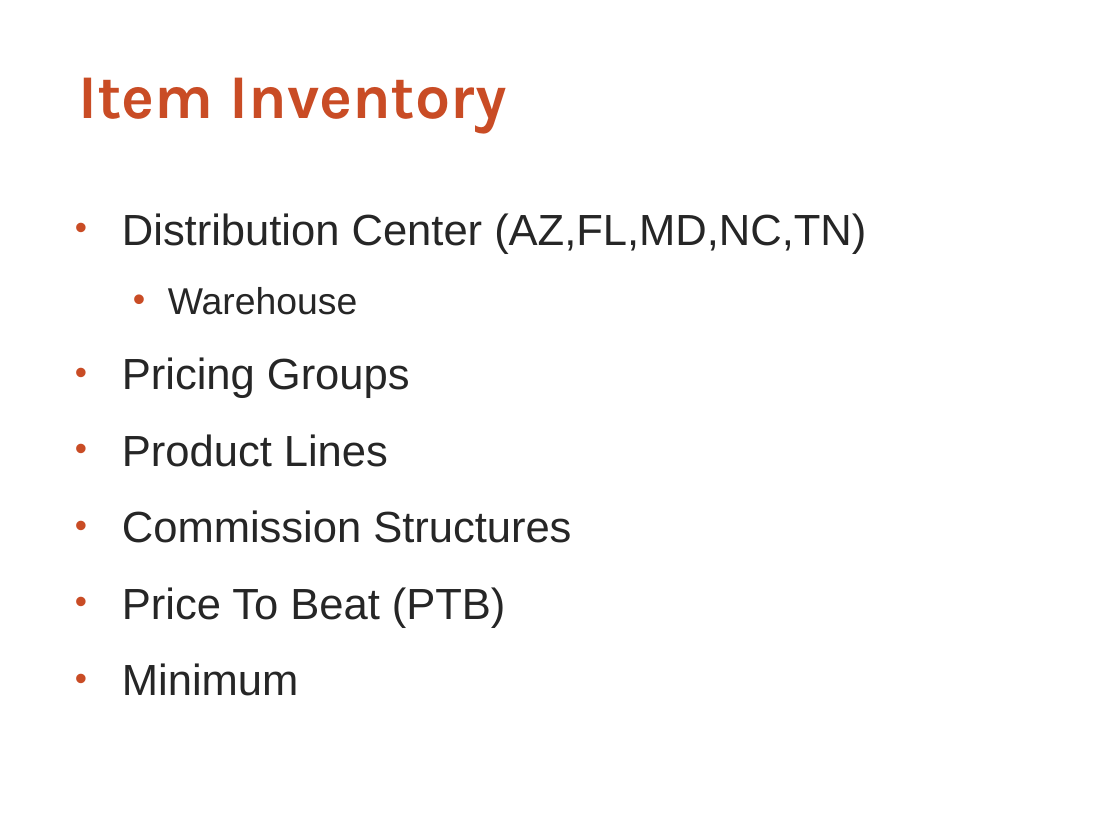
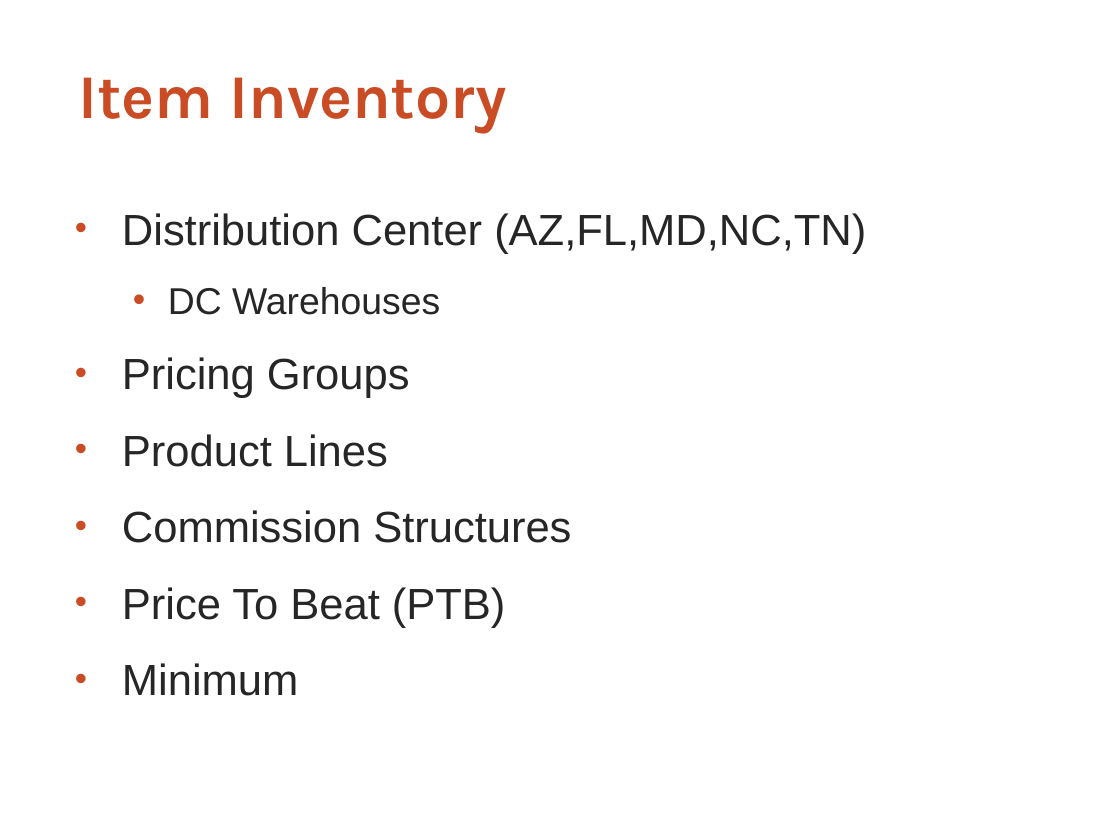
Before and after one commit to dvillavisanis/OfficeRX, a slide deck: slide 8 of Documents/Training/Office RX Training 1.pptx. Drawn at 1120x840 pixels with LibreOffice and Linux fonts; fonts in the diff are those of the drawing; background and template pictures are left out. Boxes give left, top, right and bottom in pixels: in the first picture for what was removed or moved away, otherwise in the second. Text is boxed around its words. In the diff, an @@ line names an element or a change of style, - is before the commit and + after.

```diff
--- a/Documents/Training/Office RX Training 1.pptx
+++ b/Documents/Training/Office RX Training 1.pptx
@@ text at (168, 287, 440, 315): text changed @@
-  • Warehouse
+  • DC Warehouses
```
Also in this commit, not shown: 1 other slide changed, 14 other files.
